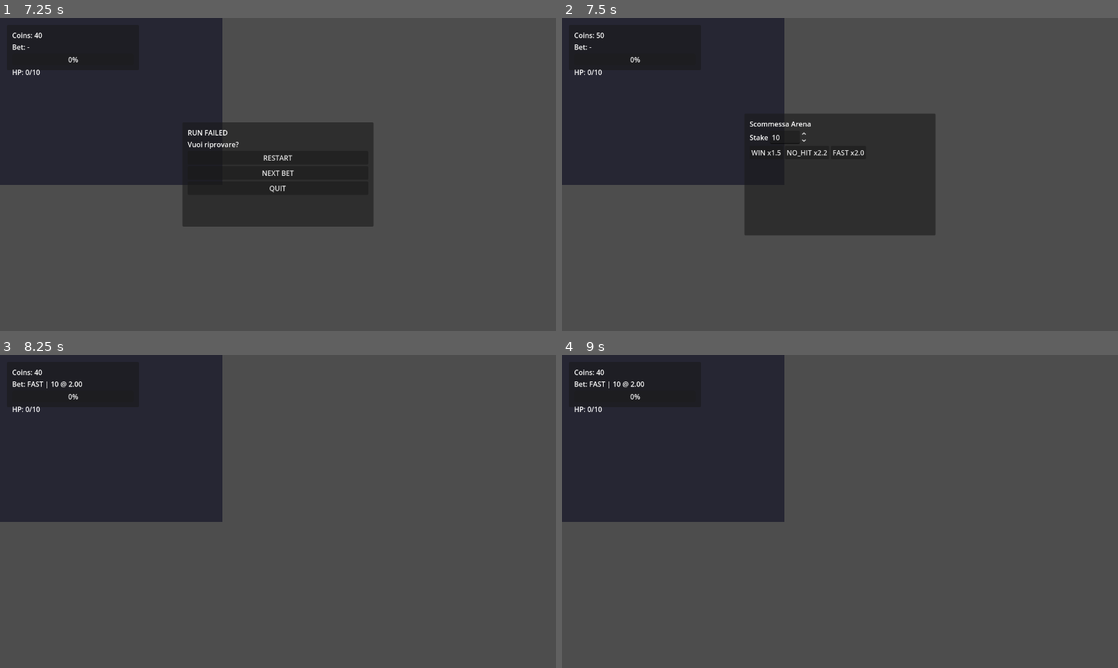
Above: before the commit, frames 1-4 (two rows, left to right).
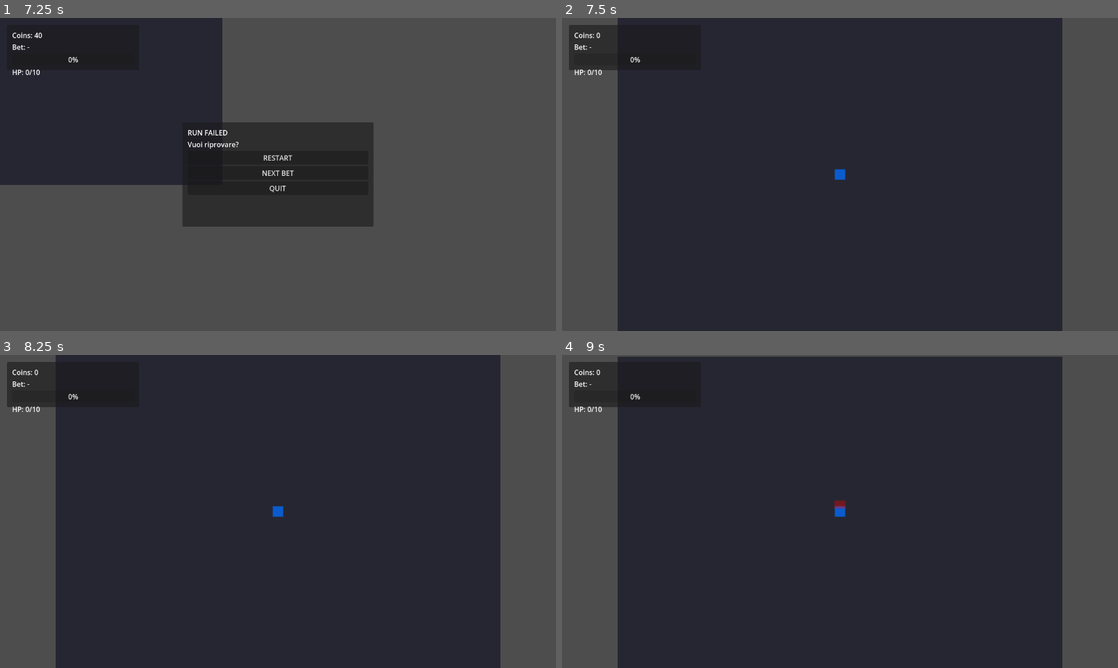
Above: after the commit, the same moments.

Repository: Faratas410/Gallicus-2.0
Game: Godot game, scene res://scenes/Main.tscn
Same seed, same stepped clock (60 frames per second), same inputs: the game is played once before the commit and once after it.
Inputs (mouse positions are in pixels of both pictures, inside the frame that each line leads up to):
- Up to frame 1 (7.25 s): click "WIN x1.5" at 0.5 s; tap Enter at 1.25 s; hold D (move_right) 1.28-2.03 s; tap K (attack_heavy) at 1.35, 4.35 s; hold S (move_down) 2.03-2.78 s; tap J (attack_light) at 2.1, 5.1 s; hold D (move_right) 2.78-3.53 s; hold L (block) 2.78-3.53 s; hold W (move_up) 3.53-4.28 s; tap Space (dodge) at 3.6, 6.5, 6.6 s; hold A (move_left) 4.28-5.78 s; hold S (move_down) 5.78-6.53 s; hold L (block) 5.78-6.53 s; hold D (move_right) from 6.53 s (still down)
- Up to frame 2 (7.5 s): release D (move_right) at 7.25 s; click "RESTART" at 7.25 s
- Up to frame 3 (8.25 s): click (289, 489) at 8 s, where only the run before the commit has a clickable "FAST x2.0"
- Up to frame 4 (9 s): tap Enter at 8.75 s; hold W (move_up) from 8.78 s (still down); tap K (attack_heavy) at 8.85 s

Frame 1 is identical in both runs. In frame 2, 57% of the frame differs, in the area x 0-90%, y 0-100%; in frame 3, 68%; in frame 4, 68%.

Commit message:
Add restart_run to reset run state

Diff:
--- a/scripts/systems/run_manager.gd
+++ b/scripts/systems/run_manager.gd
@@ -48,6 +48,30 @@
 	GameEvents.run_started.emit()
 	GameEvents.coins_changed.emit(run.coins)
 	_open_bet_ui()
+
+func restart_run(open_bet: bool = true) -> void:
+	run = {
+		"arena_index": 0,
+		"coins": starting_coins,
+	}
+	GameEvents.coins_changed.emit(run.coins)
+
+	_waiting_for_bet = open_bet
+	if _bet_manager != null and _bet_manager.has_method("reset"):
+		_bet_manager.call("reset")
+
+	if _arena != null:
+		if _arena.has_method("reset_arena"):
+			_arena.call("reset_arena")
+		elif _arena.has_method("clear_enemies"):
+			_arena.call("clear_enemies")
+
+	_ensure_arena_and_player()
+
+	GameEvents.run_started.emit()
+
+	if open_bet:
+		GameEvents.betting_opened.emit()
 
 func _open_bet_ui() -> void:
 	_waiting_for_bet = true
